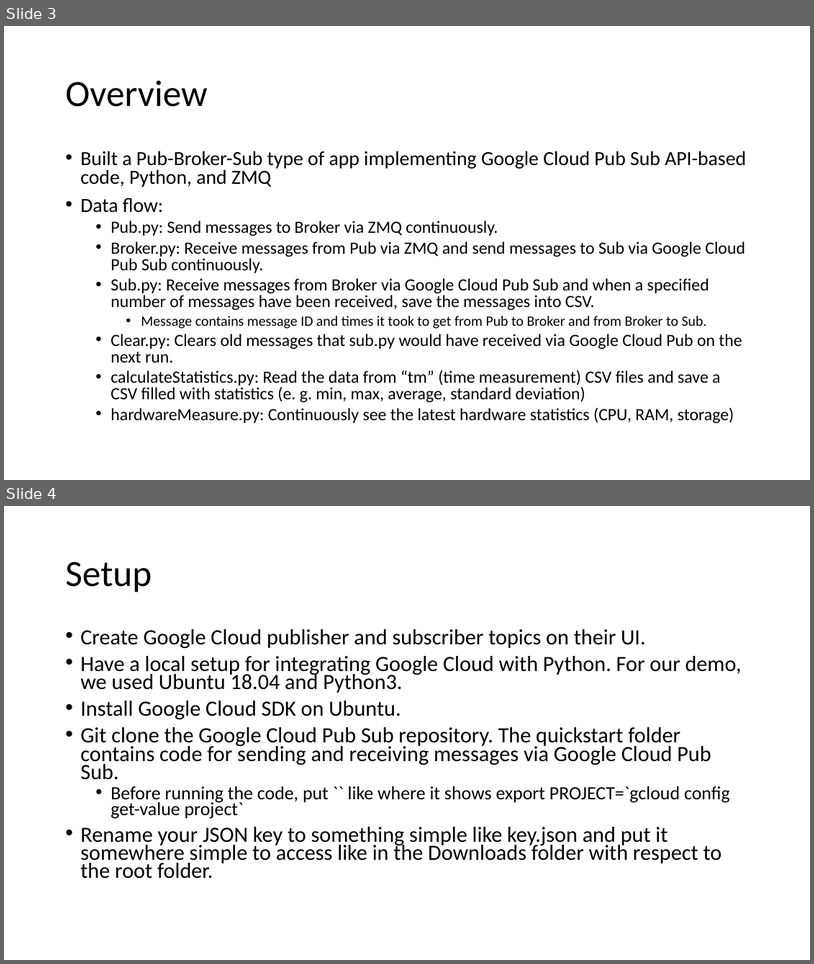
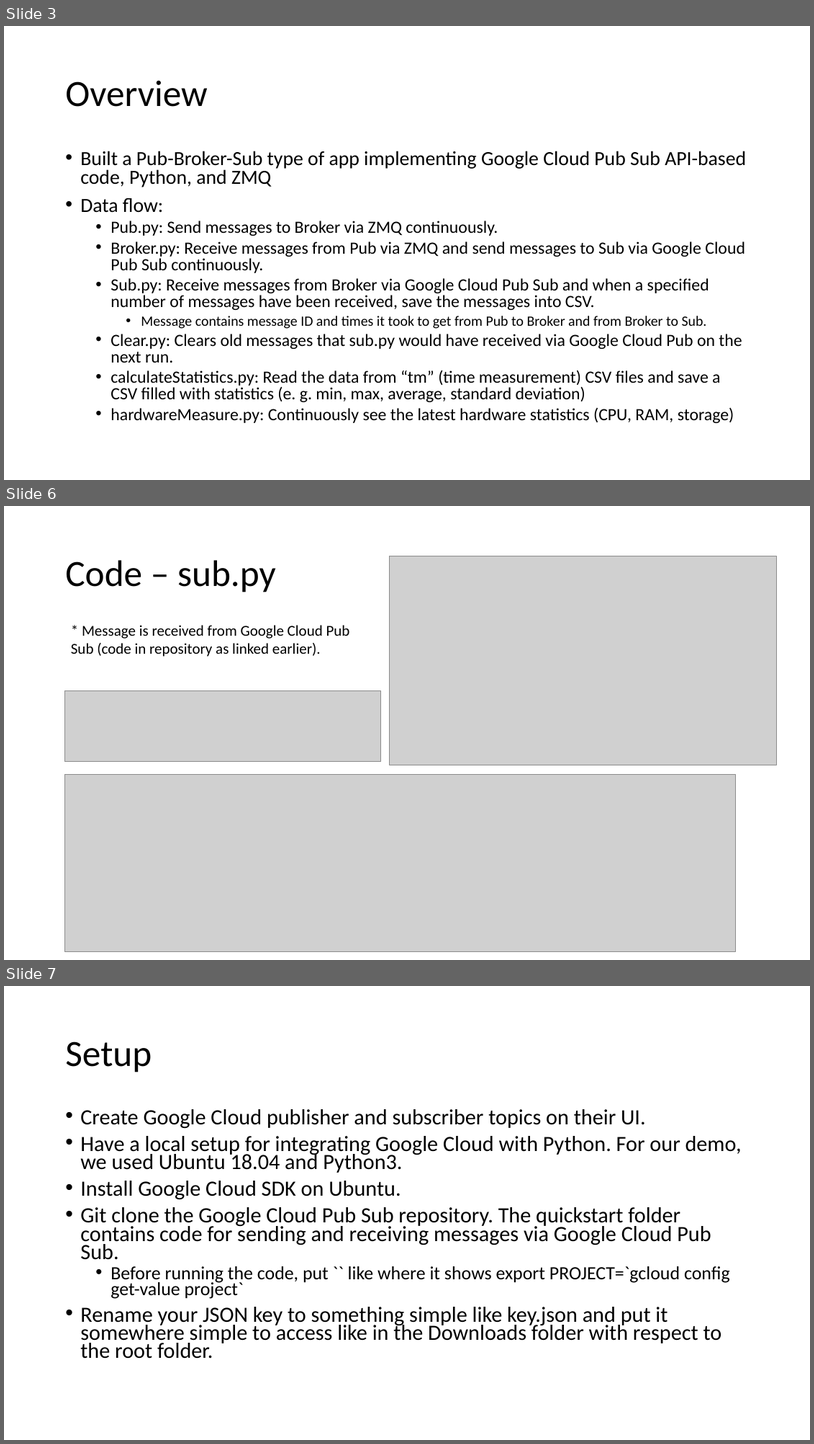
Before and after one commit to CS-6381/FinalProject, a slide deck: Messaging Systems & Message Queues/GoogleCloudPubSub/JamesVu_JordanSmith_BrantKyser/Documentation/CS 6381 Final Project_GoogleCloudPubSub.pptx. Shown one above the other, each under a label of ours: slides 3 and 4 before the commit, slides 3, 6 and 7 after it; the slides between them are not shown. The pictures are 814x964 and 814x1444 pixels, drawn with LibreOffice and Linux fonts; fonts in the diff are those of the drawing; grey boxes stand for pictures. Boxes give left, top, right and bottom in pixels: in the first picture for what was removed or moved away, otherwise in the second. Text is boxed around its words. In the diff, an @@ line names an element or a change of style, - is before the commit and + after.

```diff
--- a/Messaging Systems & Message Queues/GoogleCloudPubSub/JamesVu_JordanSmith_BrantKyser/Documentation/CS 6381 Final Project_GoogleCloudPubSub.pptx
+++ b/Messaging Systems & Message Queues/GoogleCloudPubSub/JamesVu_JordanSmith_BrantKyser/Documentation/CS 6381 Final Project_GoogleCloudPubSub.pptx
@@ slide 6 added at bbox=[4, 506, 810, 960], background #FFFFFF @@
@@ title added at bbox=[65, 560, 276, 592], 44 pt, text #000000 @@
+Code – sub.py
@@ picture added at bbox=[389, 556, 777, 765] @@
@@ text added at bbox=[71, 625, 350, 656], 18 pt, text #000000 @@
+* Message is received from Google Cloud Pub Sub (code in repository as linked earlier).
@@ picture added at bbox=[65, 690, 381, 762] @@
@@ picture added at bbox=[65, 774, 736, 951] @@
@@ what was slide 4 is now slide 7 @@
```
Also in this commit, not shown: 2 other slides added, 1 other file.
